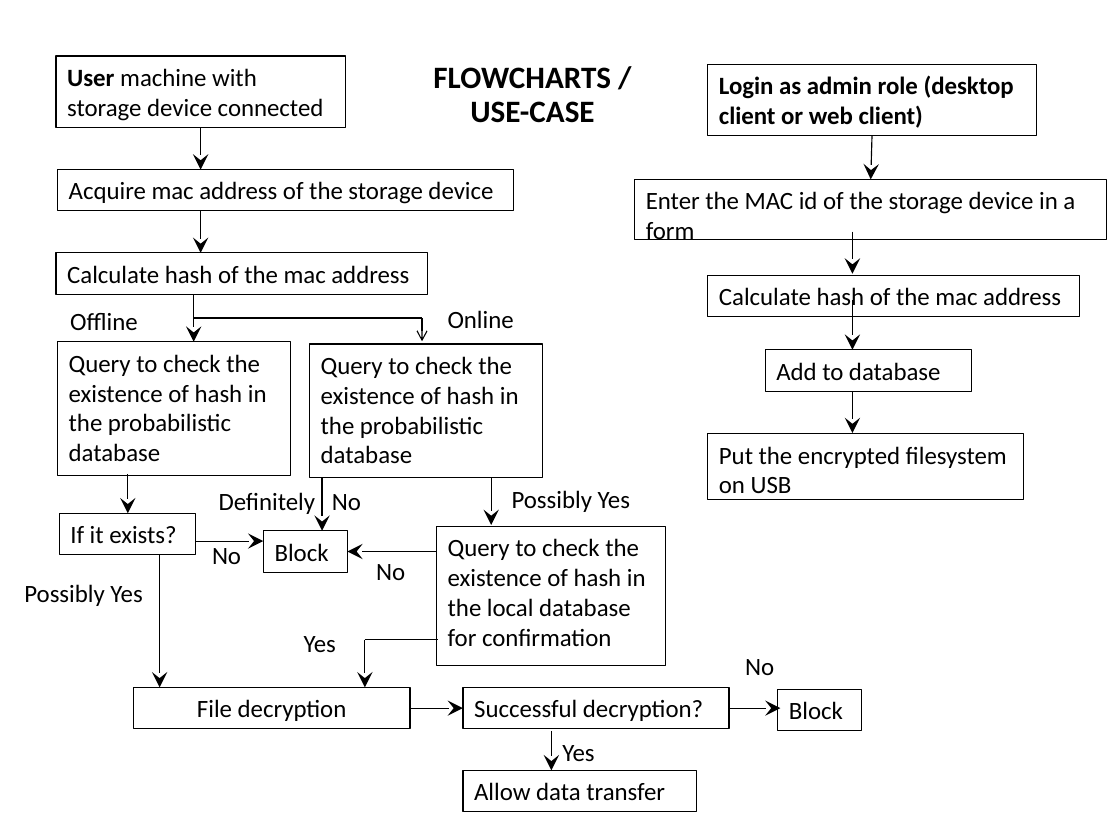
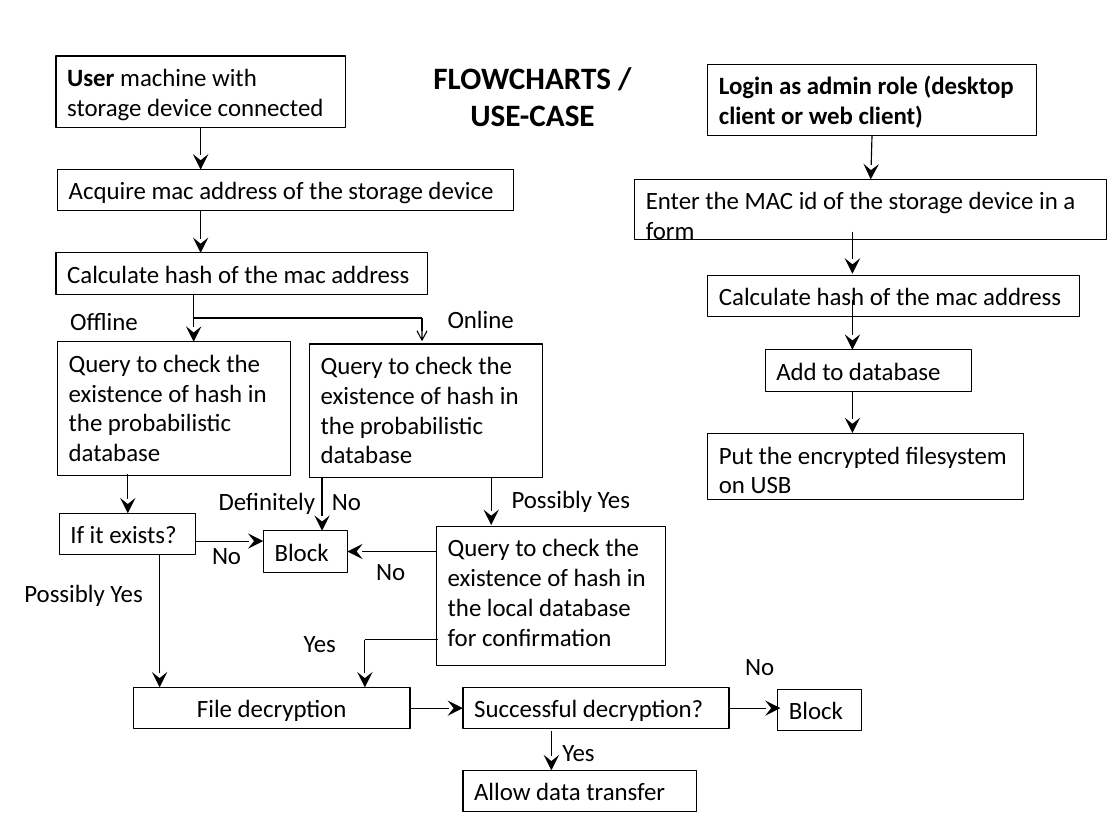
Before and after one commit to Dashree/sih2018, a slide deck: slide 3 of Gov_templates/USB_whitelist.pptx. Drawn at 1120x840 pixels with LibreOffice and Linux fonts; fonts in the diff are those of the drawing. Boxes give left, top, right and bottom in pixels: in the first picture for what was removed or moved away, otherwise in the second. Text is boxed around its words. In the diff, an @@ line names an element or a change of style, - is before the commit and + after.

```diff
--- a/Gov_templates/USB_whitelist.pptx
+++ b/Gov_templates/USB_whitelist.pptx
@@ title "FLOWCHARTS / USE-CASE" at [433,68,611,127]: line spacing 0.9 to 1 @@
```
Also in this commit, not shown: 3 other slides changed.
